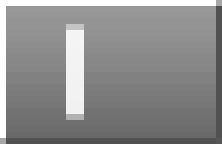
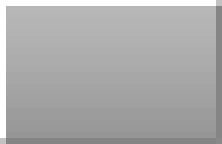
Layers edited between the first and the second 222 × 144 image:
hid group "first.gif" (2 layers) over [66, 24, 84, 120]
added layer "Layer 4" (30%) above "Layer 2" over [0, 0, 222, 144]
